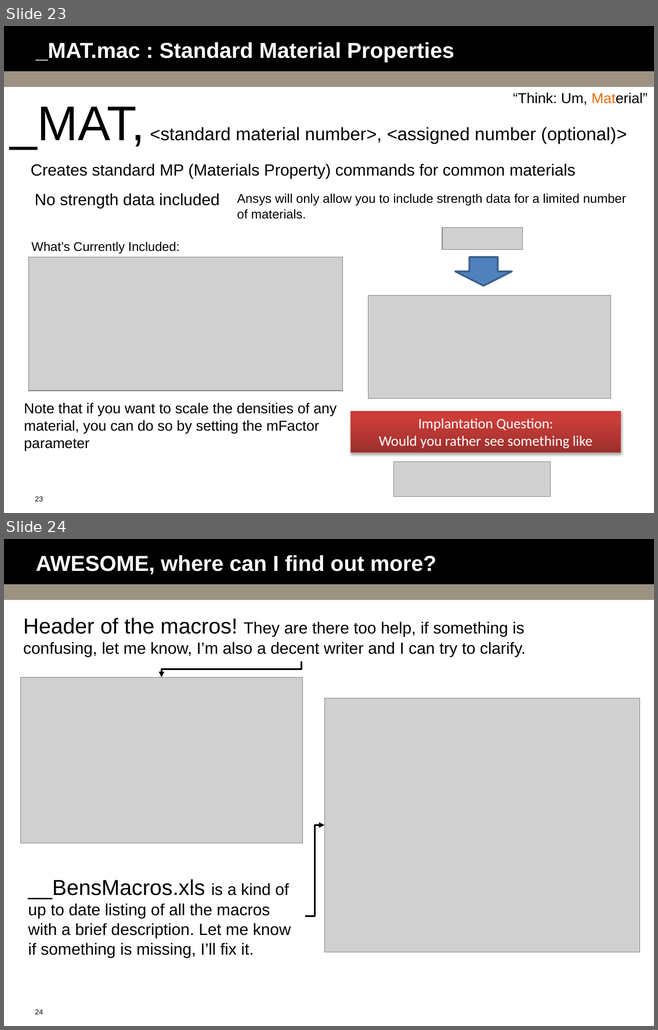
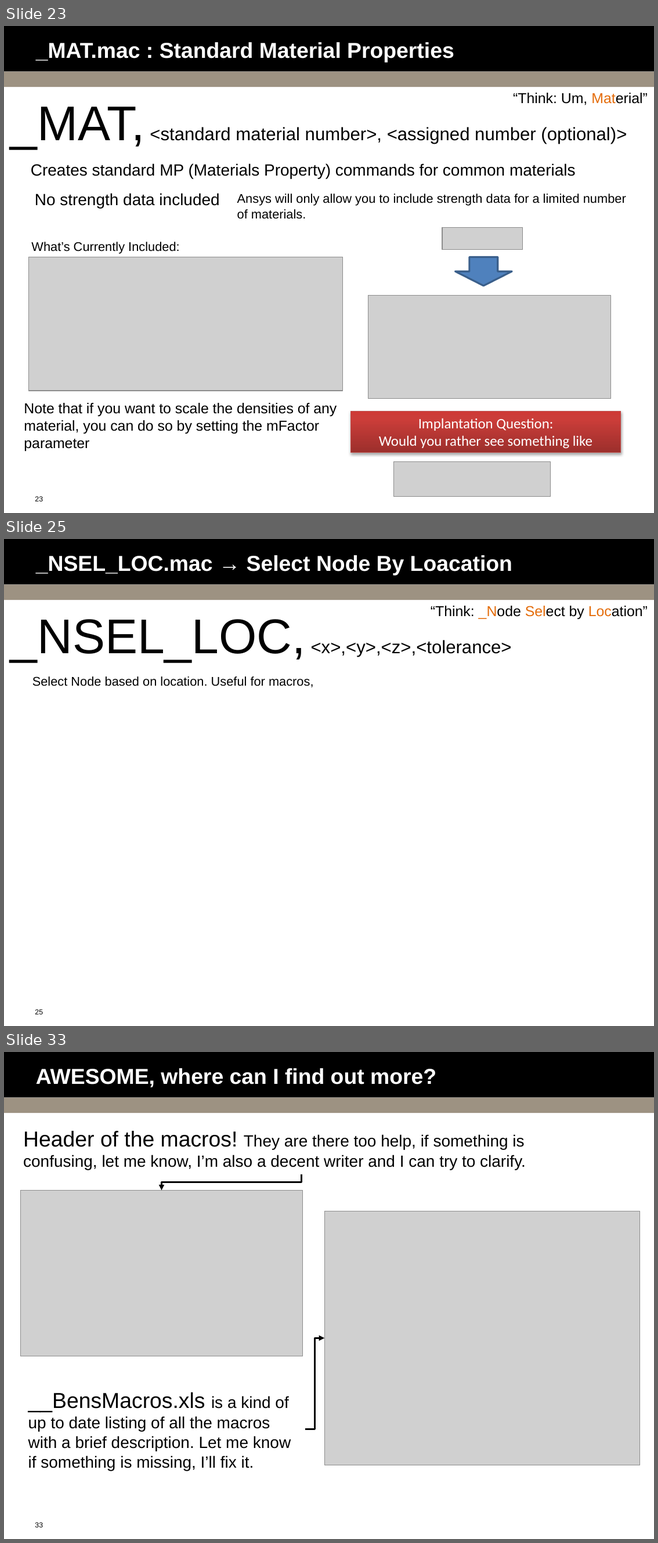
Before and after one commit to bguest/ansys-macros, a slide deck: Macro-Mania.pptx. Shown one above the other, each under a label of ours: slides 23 and 24 before the commit, slides 23, 25 and 33 after it; the slides between them are not shown. The pictures are 658x1030 and 658x1543 pixels, drawn with LibreOffice and Linux fonts; fonts in the diff are those of the drawing; grey boxes stand for pictures; background and template pictures are left out. Boxes give left, top, right and bottom in pixels: in the first picture for what was removed or moved away, otherwise in the second. Text is boxed around its words. In the diff, an @@ line names an element or a change of style, - is before the commit and + after.

Commit message:
Updates to Macro-Mania, fixed small bug in _nummrg.mac

```diff
--- a/Macro-Mania.pptx
+++ b/Macro-Mania.pptx
@@ slide 25 added at bbox=[4, 539, 654, 1026], background #FFFFFF; not listed: 3 template elements that a slide beside it also shows @@
@@ title added at bbox=[36, 555, 512, 576], 24 pt, text #FFFFFF, bold @@
+_NSEL_LOC.mac → Select Node By Loacation
@@ text added at bbox=[430, 606, 647, 619], 16 pt, text #000000 @@
+“Think: _Node Select by Location”
@@ text added at bbox=[10, 619, 511, 662], 20 pt, text #000000 @@
+_NSEL_LOC, <x>,<y>,<z>,<tolerance>
@@ text added at bbox=[32, 676, 314, 687], 14 pt, text #000000 @@
+Select Node based on location. Useful for macros,
@@ what was slide 24 is now slide 33 @@
@@ page number at bbox=[35, 1522, 43, 1528]: text changed @@
-24
+33
```
Also in this commit, not shown: 8 other slides added, 2 other files.
